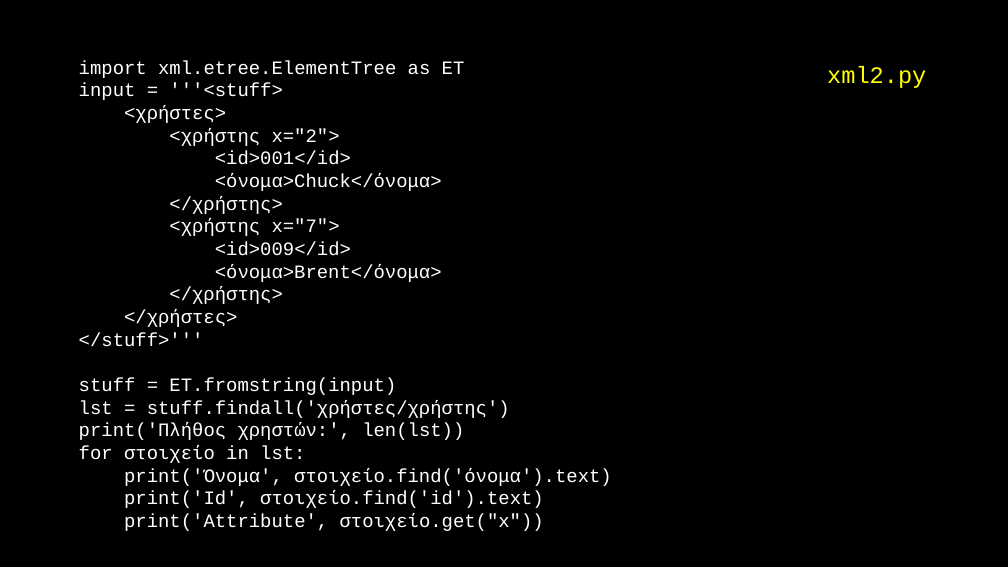
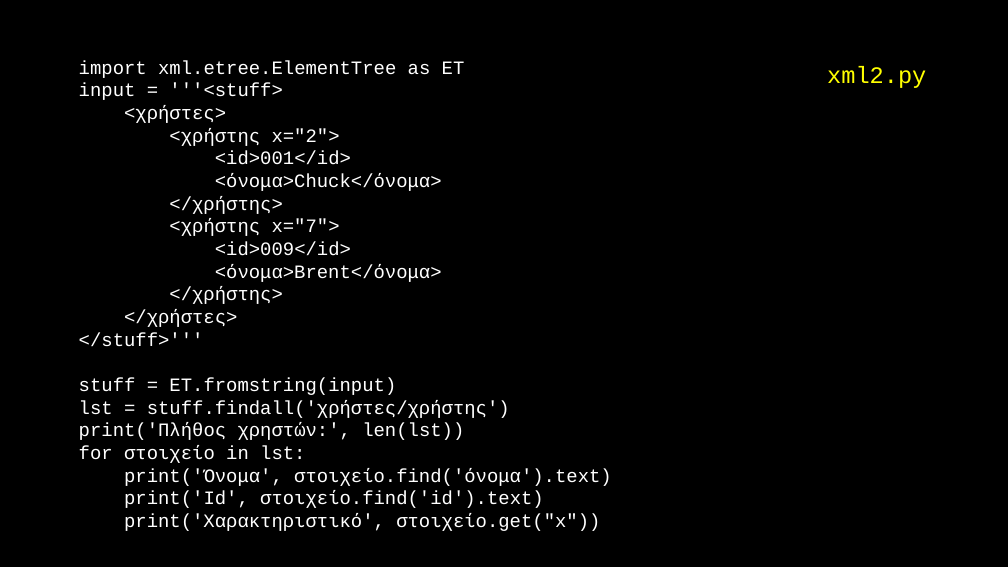
Before and after one commit to csev/py4e, a slide deck: slide 28 of lectures3/gr/Pythonlearn-13-WebServices.pptx. Drawn at 1008x567 pixels with LibreOffice and Linux fonts; fonts in the diff are those of the drawing. Boxes give left, top, right and bottom in pixels: in the first picture for what was removed or moved away, otherwise in the second. Text is boxed around its words. In the diff, an @@ line names an element or a change of style, - is before the commit and + after.

```diff
--- a/lectures3/gr/Pythonlearn-13-WebServices.pptx
+++ b/lectures3/gr/Pythonlearn-13-WebServices.pptx
@@ text at <box>124,514,600,531</box>: text changed @@
-print('Attribute', στοιχείο.get("x"))
+print('Χαρακτηριστικό', στοιχείο.get("x"))
```
Also in this commit, not shown: 4 other slides changed.
